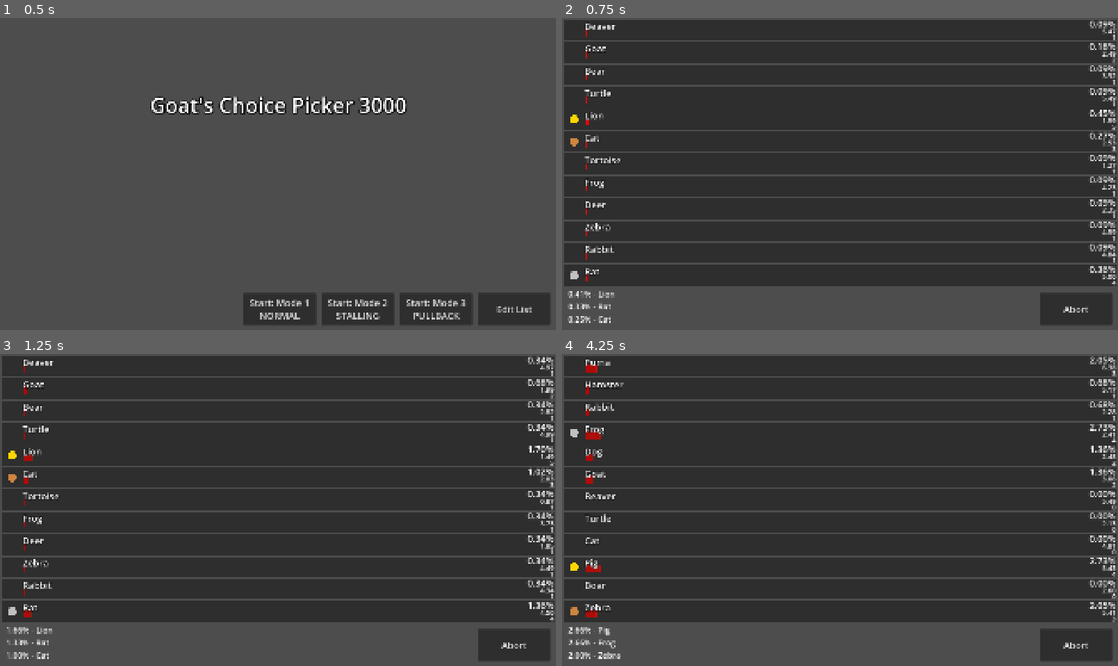
Above: before the commit, frames 1-4 (two rows, left to right).
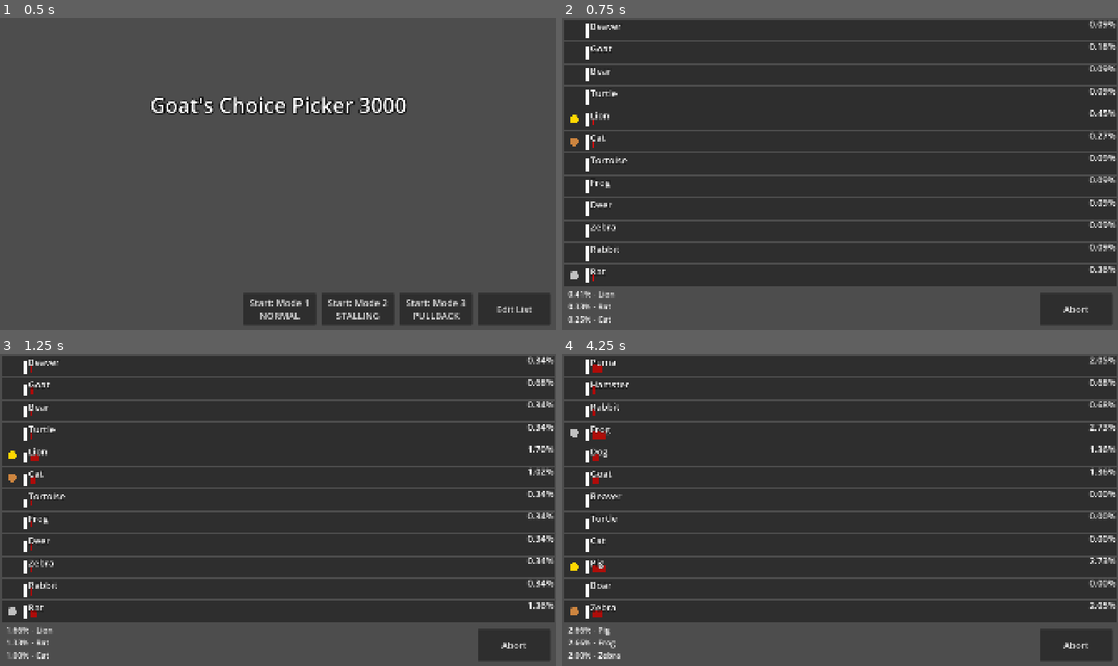
Above: after the commit, the same moments.

Repository: TheGoldenWombat/GoatPicker
Game: Godot game, scene res://main.tscn
The game is run twice, just before and just after one commit, with the same random seed, the same clock (stepped at 60 frames per second) and the same inputs.
Inputs:
- Up to frame 1 (0.5 s): no input
- Up to frame 2 (0.75 s): click "Start: Mode 1 NORMAL" at 0.5 s
- Up to frame 3 (1.25 s): no input
- Up to frame 4 (4.25 s): click "Abort" at 1.25 s; click "Start: Mode 1 NORMAL" at 2 s; click "Abort" at 2.75 s; click "Start: Mode 2 STALLING" at 3.5 s

Frame 1 is identical in both runs. In frame 2, 1.5% of the frame differs, in the area x 4-100%, y 1-86%; in frame 3, 1.6%; in frame 4, 1.8%.

Commit message:
Added roll timer meter

Diff:
--- a/racer.gd
+++ b/racer.gd
@@ -1,10 +1,13 @@
 class_name Racer
-extends Area2D
+extends Node2D
 
 ################################################################################
 # ----------------------------------- TODO ----------------------------------- #
 ################################################################################
+# Break out the line into it's own seperate scene called ProgressMeter
+
 # Add ColorRect that changes color based on roll_str
+# Maybe color the RollTimerMeter instead of a ColorRect? Need to test.
 # Color broken into levels, color gets brighter/dimmer based on % within levels
 # 1.0 to >= 0.75: green
 # 0.75 to >= 0.10: yellow
@@ -12,8 +15,6 @@
 # 0: red
 # < 0: flashing red
 
-# Add ColorRect progress bar that shrinks based on roll_timer.time_left
-
 
 
 ################################################################################
@@ -47,7 +48,8 @@
 
 @export_group("Padding")
 ## Padding around each racer
-@export var padding: float = 5.0
+@export var outside_padding: float = 5.0
+@export var end_padding: float = 15.0
 
 @export_group("Components")
 @export var rect: ColorRect
@@ -55,6 +57,7 @@
 @export var line_grad: TextureRect
 @export var line_grad2: TextureRect
 @export var roll_timer: Timer
+@export var roll_timer_meter: RollTimerMeter
 @export var top_three_mask: TextureRect
 @export var top_three_color: ColorRect
 
@@ -65,8 +68,8 @@
 @export var current_roll_label: Label
 
 @onready var screen_size: Vector2 =  get_viewport_rect().size
-@onready var rect_size: = Vector2(screen_size.x - (padding * 2), rect.size.y)
-@onready var line_max_length: float = rect_size.x - (line.position.x * 2)
+@onready var rect_size: = Vector2(screen_size.x - (outside_padding * 2), rect.size.y)
+@onready var line_max_length: float = rect_size.x - line.position.x - end_padding
 
 var choice: String = "Default"
 var current_roll: int
@@ -74,13 +77,14 @@
 var racing: bool = false
 var medal_color: = Color.WHITE
 var roll_str: float
+var meter_percent: float
 
 
 ################################################################################
 # --------------------------------- FUNCTIONS -------------------------------- #
 ################################################################################
 func resize_racer() -> void:
-	rect.position.x = padding
+	rect.position.x = outside_padding
 	rect.size = rect_size
 
 func init_racer() -> void:
@@ -118,6 +122,13 @@
 
 func update_roll_timer_wait() -> void:
 	roll_timer_wait_label.text = str(roll_timer.time_left).pad_decimals(2)
+
+func update_roll_timer_meter() -> void:
+	meter_percent = roll_timer.time_left / roll_timer.wait_time
+	#print("time left: " + str(roll_timer.time_left))
+	#print("wait time: " + str(roll_timer.wait_time))
+	#print(meter_percent)
+	roll_timer_meter.update_meter(meter_percent)
 
 func update_line() -> void:
 	# Roll strength modulates gradient length, gradient alpha, and line intensity
@@ -155,11 +166,11 @@
 	line_grad2.modulate = lerp(line_grad2.modulate, new_grad2_color, 0.02)
 
 func update_medal() -> void:
-		if medal_color == Color.WHITE:
-			top_three_mask.hide()
-		else:
-			top_three_color.color = medal_color
-			top_three_mask.show()
+	if medal_color == Color.WHITE:
+		top_three_mask.hide()
+	else:
+		top_three_color.color = medal_color
+		top_three_mask.show()
 
 func reset_line() -> void:
 	line.size.x = 0
@@ -201,6 +212,7 @@
 		#else:
 		update_current_progress(delta)
 		update_roll_timer_wait()
+		update_roll_timer_meter()
 		update_medal()
 		update_line()
 
@@ -213,4 +225,6 @@
 
 func _on_roll_timer_timeout() -> void:
 	randomize_roll_timer_wait()
+	#roll_timer.stop()
+	roll_timer.start()
 	update_current_roll()
--- a/racer.tscn
+++ b/racer.tscn
@@ -1,7 +1,8 @@
-[gd_scene load_steps=7 format=3 uid="uid://biktyt1vk18a8"]
+[gd_scene load_steps=8 format=3 uid="uid://biktyt1vk18a8"]
 
 [ext_resource type="Script" uid="uid://4afprd3rqbka" path="res://racer.gd" id="1_aicwh"]
 [ext_resource type="Texture2D" uid="uid://c0qt68x0egtvo" path="res://top_three_mask.png" id="2_8bidl"]
+[ext_resource type="PackedScene" uid="uid://d3csk7xnoxe23" path="res://roll_timer_meter.tscn" id="3_qg3ev"]
 
 [sub_resource type="Gradient" id="Gradient_8bidl"]
 interpolation_mode = 2
@@ -20,15 +21,16 @@
 gradient = SubResource("Gradient_aicwh")
 width = 24
 
-[node name="Racer" type="Area2D" node_paths=PackedStringArray("rect", "line", "line_grad", "line_grad2", "roll_timer", "top_three_mask", "top_three_color", "choice_label", "current_progress_label", "roll_timer_wait_label", "current_roll_label") groups=["racers"]]
+[node name="Racer" type="Node2D" node_paths=PackedStringArray("rect", "line", "line_grad", "line_grad2", "roll_timer", "roll_timer_meter", "top_three_mask", "top_three_color", "choice_label", "current_progress_label", "roll_timer_wait_label", "current_roll_label") groups=["racers"]]
 script = ExtResource("1_aicwh")
 rect = NodePath("ColorRect")
 line = NodePath("ColorRect/Line")
 line_grad = NodePath("ColorRect/Line/LineGradient")
 line_grad2 = NodePath("ColorRect/Line/LineGradient2")
 roll_timer = NodePath("RollTimer")
-top_three_mask = NodePath("TopThreeMask")
-top_three_color = NodePath("TopThreeMask/TopThreeColor")
+roll_timer_meter = NodePath("ColorRect/RollTimerMeter")
+top_three_mask = NodePath("ColorRect/TopThreeMask")
+top_three_color = NodePath("ColorRect/TopThreeMask/TopThreeColor")
 choice_label = NodePath("ColorRect/ChoiceLabel")
 current_progress_label = NodePath("ColorRect/CurrentProgressLabel")
 roll_timer_wait_label = NodePath("ColorRect/RollTimerWaitLabel")
@@ -45,9 +47,9 @@
 anchors_preset = 4
 anchor_top = 0.5
 anchor_bottom = 0.5
-offset_left = 77.0
+offset_left = 97.0
 offset_top = -6.0
-offset_right = 97.0
+offset_right = 117.0
 offset_bottom = 20.0
 grow_vertical = 2
 color = Color(1, 0.05, 0.05, 1)
@@ -87,8 +89,8 @@
 
 [node name="ChoiceLabel" type="Label" parent="ColorRect"]
 layout_mode = 1
-offset_left = 72.0
-offset_right = 816.0
+offset_left = 92.0
+offset_right = 836.0
 offset_bottom = 45.0
 theme_override_colors/font_color = Color(1, 1, 1, 1)
 theme_override_colors/font_shadow_color = Color(0, 0, 0, 1)
@@ -115,6 +117,7 @@
 vertical_alignment = 1
 
 [node name="RollTimerWaitLabel" type="Label" parent="ColorRect"]
+visible = false
 layout_mode = 1
 anchors_preset = 3
 anchor_left = 1.0
@@ -133,6 +136,7 @@
 vertical_alignment = 1
 
 [node name="CurrentRollLabel" type="Label" parent="ColorRect"]
+visible = false
 layout_mode = 1
 anchors_preset = 6
 anchor_left = 1.0
@@ -150,26 +154,24 @@
 horizontal_alignment = 2
 vertical_alignment = 1
 
-[node name="RollTimer" type="Timer" parent="."]
-wait_time = 1.69839
-
-[node name="TopThreeMask" type="TextureRect" parent="."]
+[node name="TopThreeMask" type="TextureRect" parent="ColorRect"]
 visible = false
 clip_children = 2
 texture_filter = 1
+layout_mode = 1
 anchors_preset = 4
 anchor_top = 0.5
 anchor_bottom = 0.5
-offset_left = 26.0
-offset_top = 21.0
-offset_right = 56.0
-offset_bottom = 51.0
+offset_left = 21.0
+offset_top = -15.0
+offset_right = 51.0
+offset_bottom = 15.0
 grow_vertical = 2
 texture = ExtResource("2_8bidl")
 expand_mode = 1
 stretch_mode = 4
 
-[node name="TopThreeColor" type="ColorRect" parent="TopThreeMask"]
+[node name="TopThreeColor" type="ColorRect" parent="ColorRect/TopThreeMask"]
 layout_mode = 1
 anchors_preset = 8
 anchor_left = 0.5
@@ -183,4 +185,16 @@
 grow_horizontal = 2
 grow_vertical = 2
 
+[node name="RollTimerMeter" parent="ColorRect" instance=ExtResource("3_qg3ev")]
+layout_mode = 1
+anchors_preset = 4
+anchor_top = 0.5
+anchor_bottom = 0.5
+offset_left = 75.0
+offset_right = 75.0
+grow_vertical = 2
+
+[node name="RollTimer" type="Timer" parent="."]
+wait_time = 1.69839
+
 [connection signal="timeout" from="RollTimer" to="." method="_on_roll_timer_timeout"]
--- a/racer_spawn.gd
+++ b/racer_spawn.gd
@@ -67,7 +67,7 @@
 func spawn_racers(mode: int = 1) -> void:
 	for n in number_of_racers:
 		var racer: Racer = racer_scene.instantiate()
-		var padding: float = racer.padding
+		var padding: float = racer.outside_padding
 		# Set roll_min based on mode
 		if mode == 1: #NORMAL
 			racer.roll_min = 1
--- /dev/null
+++ b/roll_timer_meter.gd
@@ -0,0 +1,33 @@
+class_name RollTimerMeter
+extends Control
+
+
+################################################################################
+# --------------------------------- VARIABLES -------------------------------- #
+################################################################################
+@export var meter: ColorRect
+@onready var meter_max: float = meter.size.y
+var meter_current: float = 0.0
+
+
+################################################################################
+# --------------------------------- FUNCTIONS -------------------------------- #
+################################################################################
+func update_meter(meter_percent: float) -> void:
+	meter_current = meter_max * meter_percent
+	meter.size.y = meter_current
+	#print(meter_max)
+	#print(meter_percent)
+	#print(meter_current)
+
+
+################################################################################
+# --------------------------------- PROCESSES -------------------------------- #
+################################################################################
+# Called when the node enters the scene tree for the first time.
+func _ready() -> void:
+	meter.size.y = 0
+
+# Called every frame. 'delta' is the elapsed time since the previous frame.
+func _process(_delta: float) -> void:
+	pass
--- /dev/null
+++ b/roll_timer_meter.tscn
@@ -0,0 +1,21 @@
+[gd_scene load_steps=2 format=3 uid="uid://d3csk7xnoxe23"]
+
+[ext_resource type="Script" uid="uid://bqd8fd614ut8m" path="res://roll_timer_meter.gd" id="1_nh4vs"]
+
+[node name="RollTimerMeter" type="Control" node_paths=PackedStringArray("meter")]
+layout_mode = 3
+anchors_preset = 0
+script = ExtResource("1_nh4vs")
+meter = NodePath("Meter")
+
+[node name="Meter" type="ColorRect" parent="."]
+layout_mode = 1
+anchors_preset = 4
+anchor_top = 0.5
+anchor_bottom = 0.5
+offset_top = -26.0
+offset_right = 10.0
+offset_bottom = 26.0
+grow_vertical = 2
+rotation = 3.14159
+pivot_offset = Vector2(5, 26)
Not shown, added: roll_timer_meter.gd.uid
